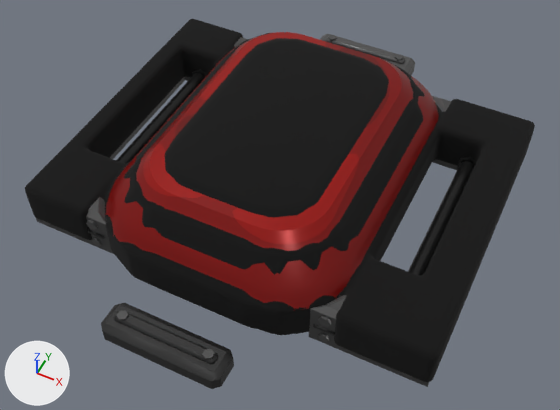
Renders of the glTF model public/models/enemies/newshs-229.glb from each side of a commit.
Camera for both pictures: a 50 mm camera at (1.16, -2.43, 2.91) aimed at (0.04, -0.19, 0.11). Arrows for +X, +Y and +Z are at lower left; the lights stay in place. The older version comes first. Vertices at exactly the same position are counted once.

In view in the first picture: 'newshs-229', 'newshs-229_outline'.
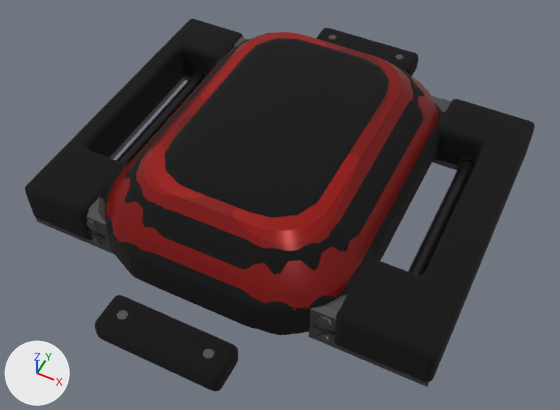
Pixel boxes [x1, y1, x2, y2] of what changed, in the pictures (560 x 410 px):
'newshs-229_outline', reshaped
    before: [25, 19, 535, 382]
    after: [25, 19, 535, 391]
part 1 of me_newshs_229_proxy_001, added (black)
    after: [95, 295, 238, 391]
part 2 of me_newshs_229_proxy_001, added (black)
    after: [316, 28, 418, 76]

Diff of the bpy script that builds the scene:
```diff
--- a/public/models/enemies/newshs-229.glb.py
+++ b/public/models/enemies/newshs-229.glb.py
@@ me_newshs_229_proxy_001 @@
 # used by ob_newshs_229_outline; location = (0.0, 0.0, 0.0)
-me_newshs_229_proxy_001.from_pydata(...)  # 2498 vertices, 5000 faces; spans x -1.01..1.01, y -0.85..0.85, z 0.05..0.52
+me_newshs_229_proxy_001.from_pydata(...)  # 2501 vertices, 4998 faces; spans x -1.01..1.01, y -1.18..1.18, z 0.05..0.52
+# me_newshs_229_proxy_001 part 1: a new loose piece of 170 vertices spanning x -0.35..0.26, y -1.18..-0.99, z 0.05..0.17, in mat_outline_shell (black #000000)
+# me_newshs_229_proxy_001 part 2: a new loose piece of 169 vertices spanning x -0.35..0.26, y 0.99..1.18, z 0.05..0.17, in mat_outline_shell (black #000000)
+# other edits to the shape of me_newshs_229_proxy_001 do not show in these pictures
 me_newshs_229_proxy_001.materials.append(mat_outline_shell)
```
